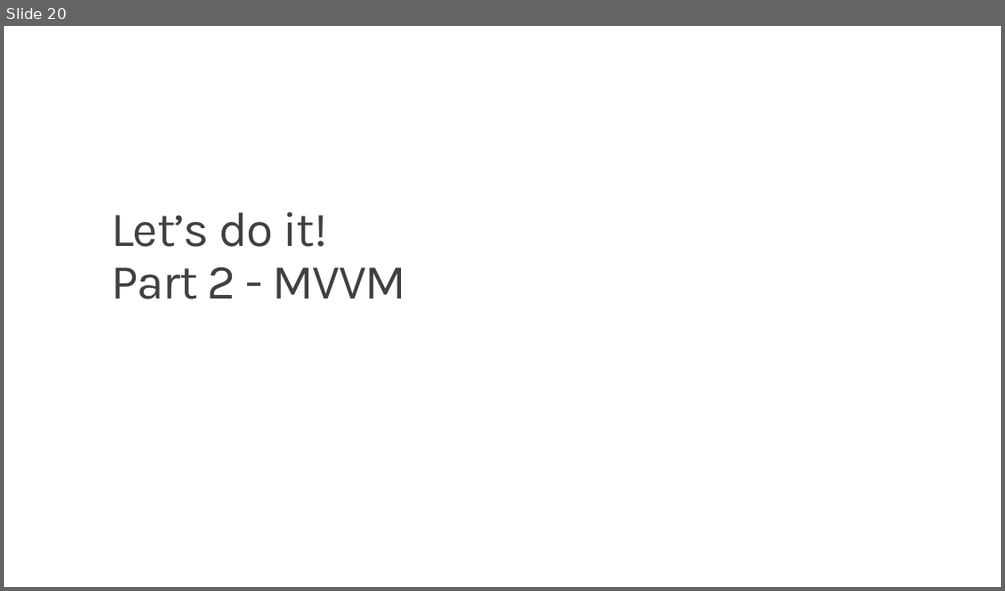
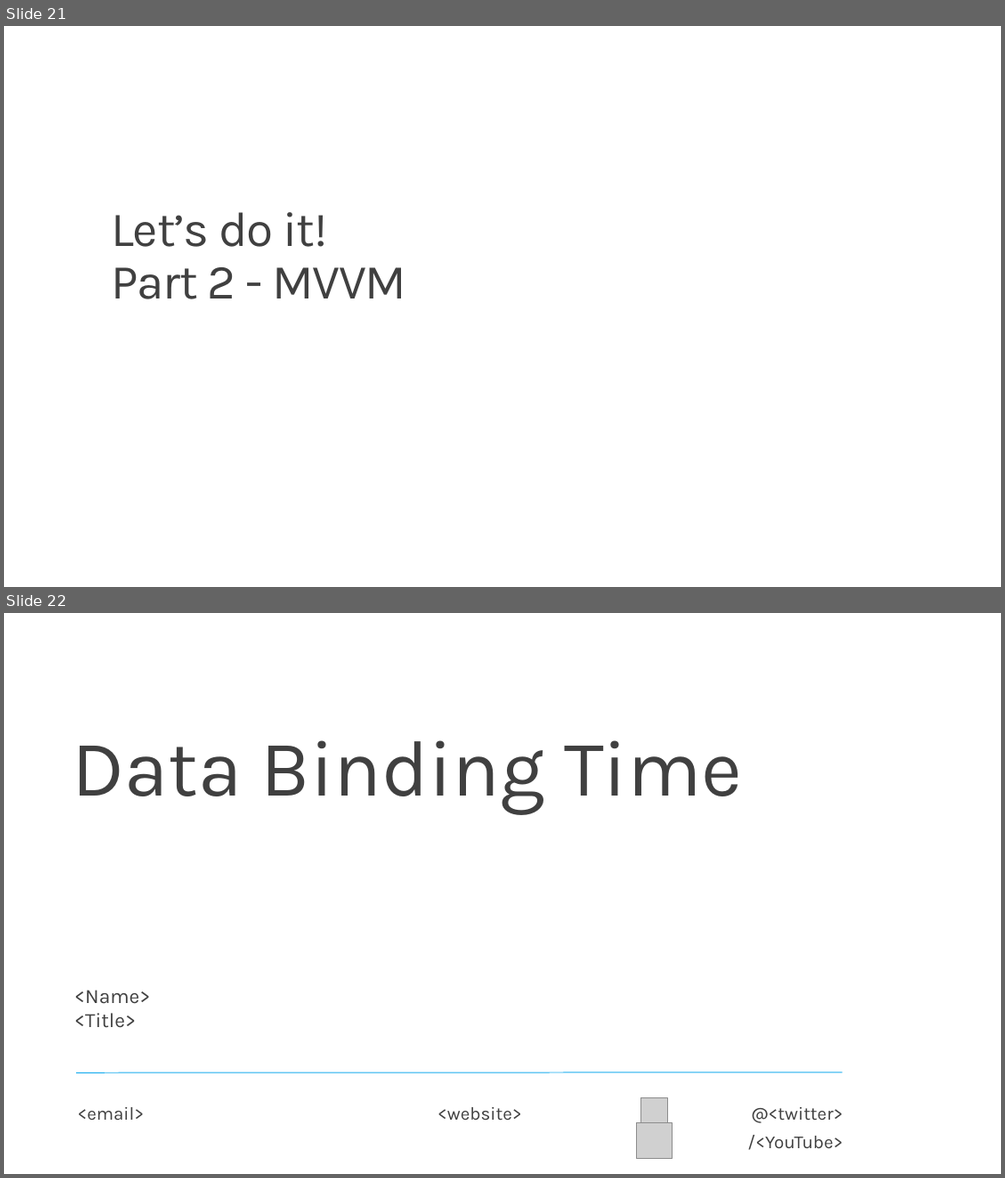
Before and after one commit to dotnet-presentations/dotnet-maui-workshop, a slide deck: Slides/Workshop2 - MVVM and Data Binding.pptx. Shown one above the other, each under a label of ours: slide 20 before the commit, slides 21 and 22 after it. The pictures are 1005x591 and 1005x1178 pixels, drawn with LibreOffice and Linux fonts; fonts in the diff are those of the drawing; grey boxes stand for pictures; background and template pictures are left out. Boxes give left, top, right and bottom in pixels: in the first picture for what was removed or moved away, otherwise in the second. Text is boxed around its words. In the diff, an @@ line names an element or a change of style, - is before the commit and + after.

```diff
--- a/Slides/Workshop2 - MVVM and Data Binding.pptx
+++ b/Slides/Workshop2 - MVVM and Data Binding.pptx
@@ slide 22 added at (4,613,1001,1174), background #FFFFFF @@
@@ text added at (73,740,742,815), 76.5 pt, text #404040 @@
+Data Binding Time
@@ text added at (74,989,150,1028), 19.6 pt, text #404040 @@
+<Name>
+<Title>
@@ line added from (77, 1073) to (842, 1072), #16ACEE 0.85 pt @@
@@ text added at (78,1107,145,1119), 17.6 pt, text #404040 @@
+<email>
@@ text added at (437,1107,521,1120), 17.6 pt, text #404040 @@
+<website>
@@ picture added at (641,1097,668,1125) @@
@@ text added at (747,1107,842,1150), 17.6 pt, text #404040 @@
+@<twitter>
+/<YouTube>
@@ picture added at (637,1123,672,1159) @@
@@ what was slide 20 is now slide 21 @@
```
Also in this commit, not shown: 2 slides changed, 1 other slide added, 5 other files.
